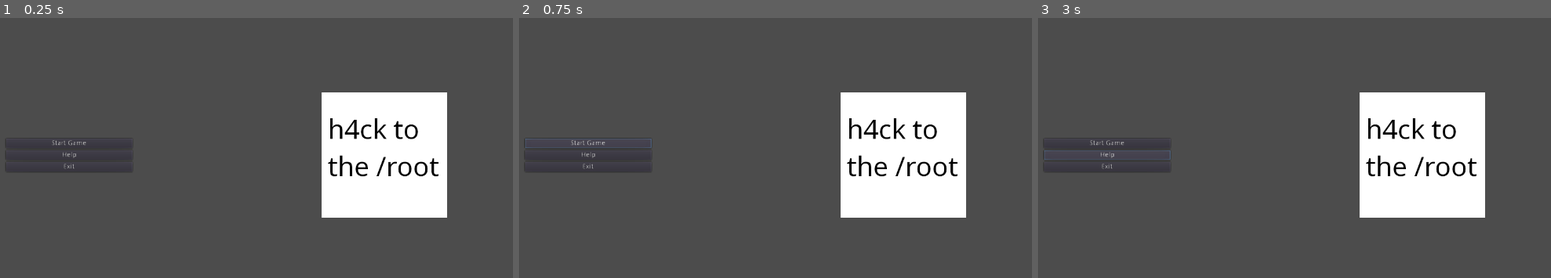
Above: before the commit, frames 1-3 (left to right).
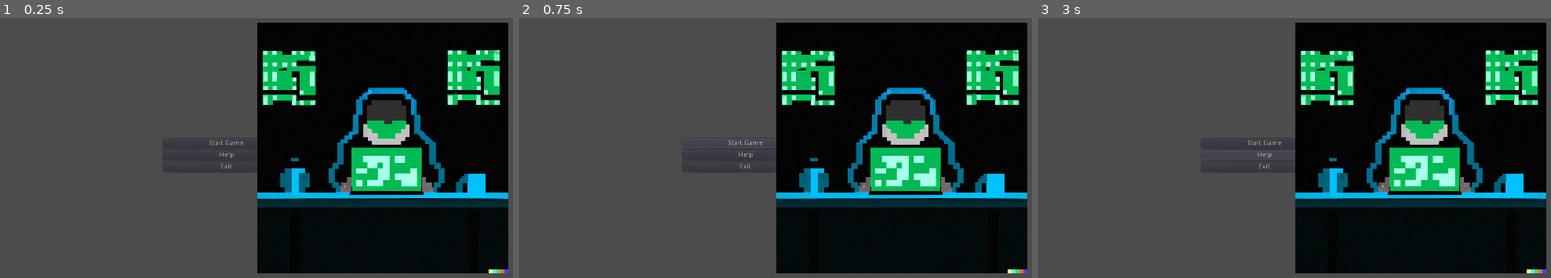
Above: after the commit, the same moments.

Repository: hack-to-the-root/hack-to-the-root
Game: Godot game, scene res://scenes/mainmenu.tscn
Same seed, same stepped clock (60 frames per second), same inputs: the game is played once before the commit and once after it.
Inputs:
- Up to frame 1 (0.25 s): no input
- Up to frame 2 (0.75 s): click "Start Game" at 0.5 s
- Up to frame 3 (3 s): click "Start Game" at 1.25 s; click "Start Game" at 2 s; click "Help" at 2.75 s

The runs differ from the first frame. In frame 1, 47% of the frame differs, in the area x 1-100%, y 1-99%; in frame 2, 48%; in frame 3, 48%.

Commit message:
add a real logo

Diff:
--- a/scenes/mainmenu.tscn
+++ b/scenes/mainmenu.tscn
@@ -14,8 +14,8 @@
 alignment = 1
 
 [node name="ControlsContainer" type="VBoxContainer" parent="RootContainer/HBoxContainer"]
-margin_left = 190.0
-margin_right = 448.0
+margin_left = 214.0
+margin_right = 522.0
 margin_bottom = 720.0
 rect_min_size = Vector2( 258, 0 )
 size_flags_horizontal = 6
@@ -23,31 +23,29 @@
 
 [node name="StartButton" type="Button" parent="RootContainer/HBoxContainer/ControlsContainer"]
 margin_top = 326.0
-margin_right = 258.0
+margin_right = 308.0
 margin_bottom = 346.0
 text = "Start Game"
 
 [node name="HelpButton" type="Button" parent="RootContainer/HBoxContainer/ControlsContainer"]
 margin_top = 350.0
-margin_right = 258.0
+margin_right = 308.0
 margin_bottom = 370.0
 text = "Help"
 
 [node name="ExitButton" type="Button" parent="RootContainer/HBoxContainer/ControlsContainer"]
 margin_top = 374.0
-margin_right = 258.0
+margin_right = 308.0
 margin_bottom = 394.0
 text = "Exit"
 
-[node name="LogoContainer" type="VBoxContainer" parent="RootContainer/HBoxContainer"]
-margin_left = 833.0
-margin_right = 1089.0
-margin_bottom = 720.0
-size_flags_horizontal = 6
-alignment = 1
+[node name="LogoContainer" type="Node2D" parent="RootContainer/HBoxContainer"]
+scale = Vector2( 0.5, 0.5 )
 
 [node name="LogoRect" type="TextureRect" parent="RootContainer/HBoxContainer/LogoContainer"]
-margin_top = 232.0
-margin_right = 256.0
-margin_bottom = 488.0
+margin_left = 1404.0
+margin_top = 180.0
+margin_right = 2428.0
+margin_bottom = 1204.0
 texture = ExtResource( 1 )
+stretch_mode = 5
Binary file changed: assets/mainmenu/logo.png
Binary file added: assets/mainmenu/logo2.png
Not shown, added: assets/mainmenu/logo2.png.import
